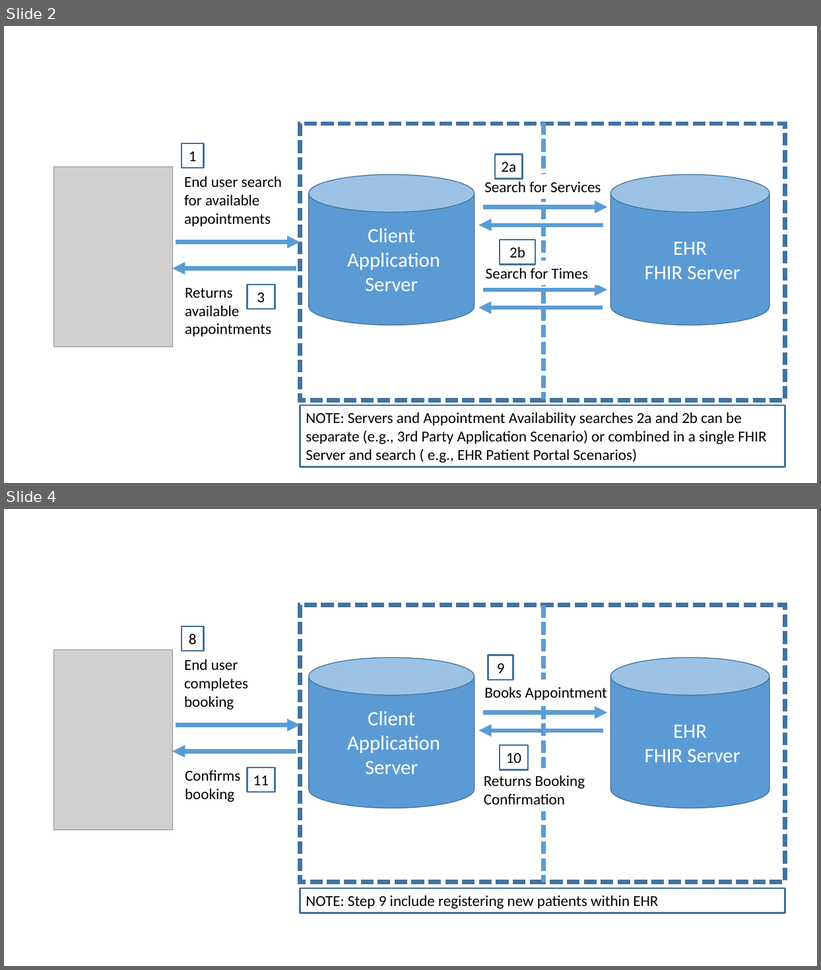
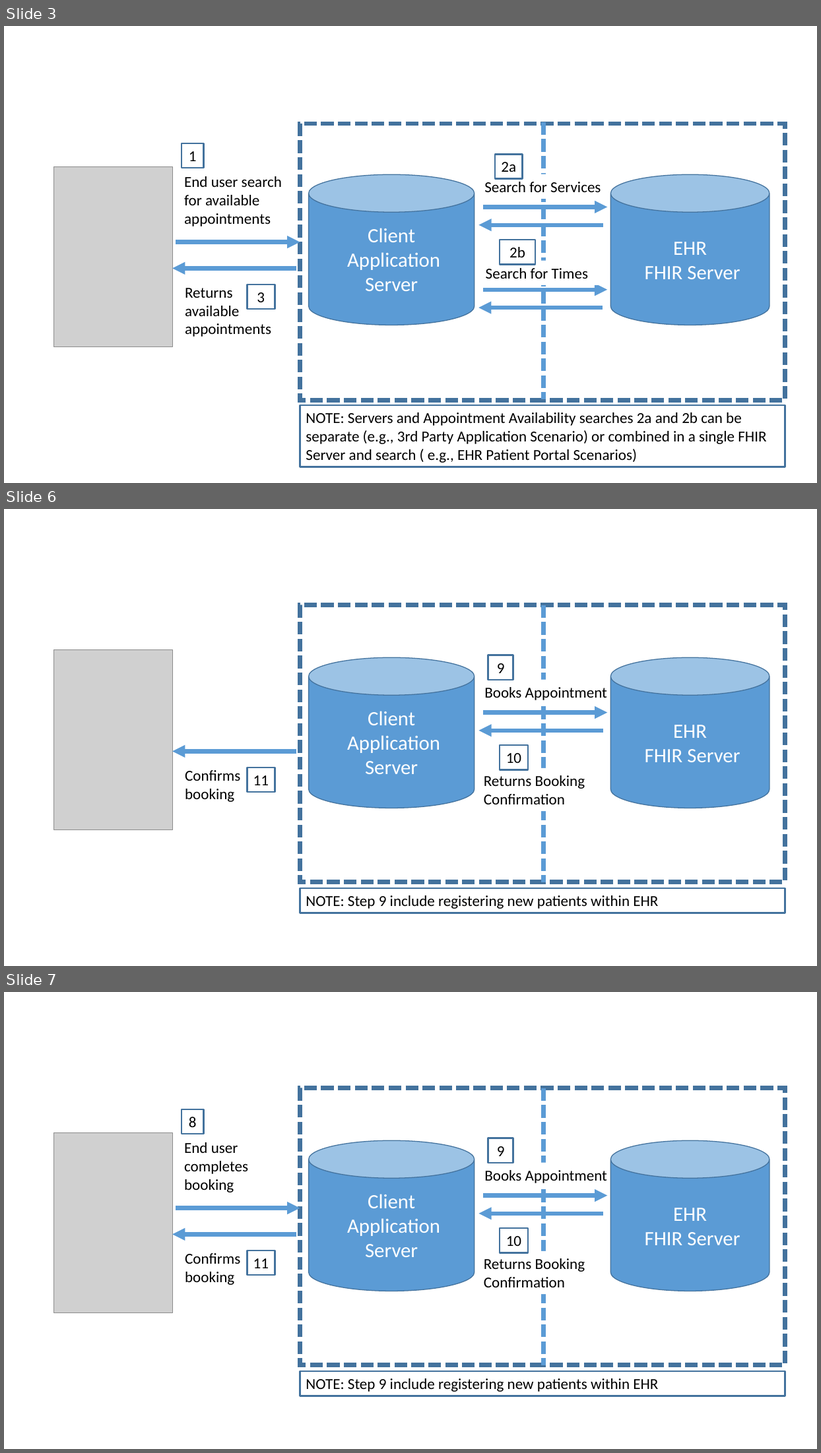
Before and after one commit to argonautproject/scheduling, a slide deck: meeting-notes/WorkFlowDiagrams.pptx. Shown one above the other, each under a label of ours: slides 2 and 4 before the commit, slides 3, 6 and 7 after it; the slides between them are not shown. The pictures are 821x970 and 821x1453 pixels, drawn with LibreOffice and Linux fonts; fonts in the diff are those of the drawing; grey boxes stand for pictures. Boxes give left, top, right and bottom in pixels: in the first picture for what was removed or moved away, otherwise in the second. Text is boxed around its words. In the diff, an @@ line names an element or a change of style, - is before the commit and + after.

Commit message:
add hold and book operations, update Appointment profile with search parameters.  update workflow overview

```diff
--- a/meeting-notes/WorkFlowDiagrams.pptx
+++ b/meeting-notes/WorkFlowDiagrams.pptx
@@ slide 6 added at [4, 509, 817, 966], background #FFFFFF @@
@@ rectangle added at [300, 605, 785, 883], outline #43739E 5 pt dashed @@
@@ line added from (544, 605) to (544, 883), #5B9BD5 5 pt dashed @@
@@ picture added at [54, 650, 172, 830] @@
@@ cylinder added at [309, 658, 475, 809], fill #5B9BD5, outline #43739E 1 pt, 24 pt, text #FFFFFF @@
+Client
+Application Server
@@ rectangle added at [488, 656, 514, 680], outline #43739E 2 pt, 18 pt, text #000000 @@
+9
@@ cylinder added at [611, 658, 770, 809], fill #5B9BD5, outline #43739E 1 pt, 24 pt, text #FFFFFF @@
+EHR
+FHIR Server
@@ text added at [484, 687, 607, 700], 18 pt, text #000000 @@
+Books Appointment
@@ arrow added from (483, 713) to (607, 713), #5B9BD5 5 pt @@
@@ arrow added from (603, 730) to (479, 730), #5B9BD5 5 pt @@
@@ rectangle added at [500, 746, 528, 770], outline #43739E 2 pt, 18 pt, text #000000 @@
+10
@@ arrow added from (297, 752) to (172, 752), #5B9BD5 5 pt @@
@@ text added at [185, 770, 240, 802], 18 pt, text #000000 @@
+Confirms booking
@@ rectangle added at [248, 768, 275, 792], outline #43739E 2 pt, 18 pt, text #000000 @@
+11
@@ text added at [484, 776, 585, 805], 18 pt, text #000000 @@
+Returns Booking
+Confirmation
@@ rectangle added at [300, 889, 785, 913], outline #43739E 2 pt, 18 pt, text #000000 @@
+NOTE: Step 9 include registering new patients within EHR
@@ what was slide 2 is now slide 3 @@
@@ what was slide 4 is now slide 7 @@
```
Also in this commit, not shown: 2 other slides added, 12 other files.
